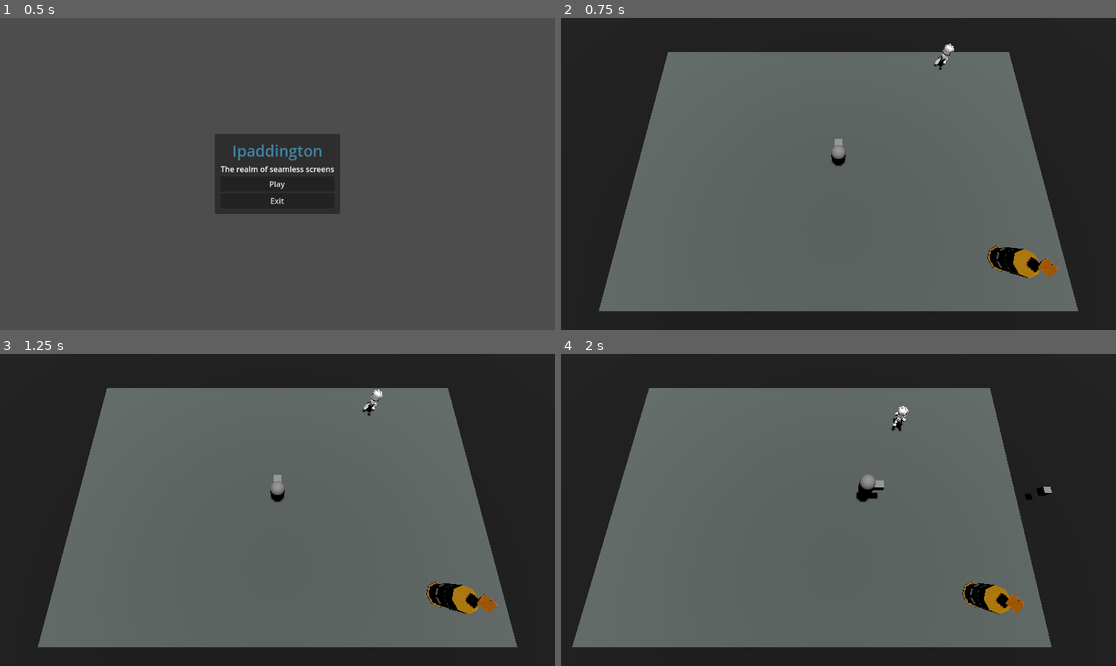
Above: before the commit, frames 1-4 (two rows, left to right).
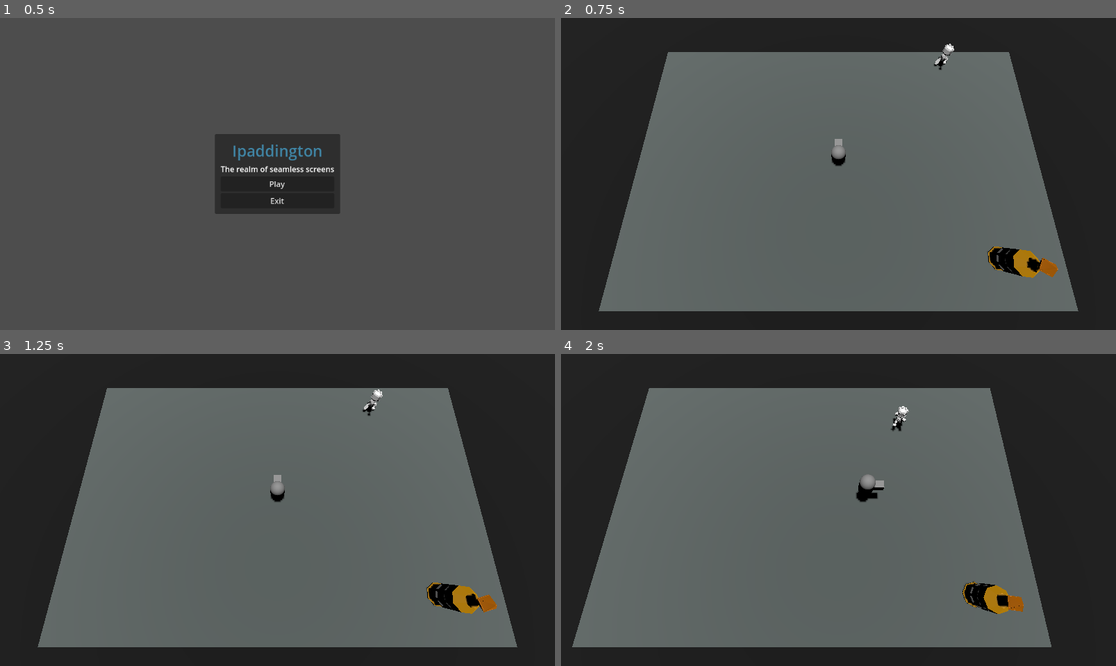
Above: after the commit, the same moments.

Repository: Shahriar-Kariman/Ipaddington
Game: Godot game, scene res://main_menu.tscn
The game is run twice, just before and just after one commit, with the same random seed, the same clock (stepped at 60 frames per second) and the same inputs.
Inputs (mouse positions are in pixels of both pictures, inside the frame that each line leads up to):
- Up to frame 1 (0.5 s): no input
- Up to frame 2 (0.75 s): click "Play" at 0.5 s
- Up to frame 3 (1.25 s): no input
- Up to frame 4 (2 s): move the mouse to (960, 494) at 1.27 s; hold Right (move_right) from 1.28 s (still down); click (960, 494) at 1.35 s; tap Space (jump) at 1.52 s

Frame 1 is identical in both runs. In frame 2, 0.1% of the frame differs, in the area x 76-90%, y 72-84%; in frame 3, 0.2%; in frame 4, 0.2%, in the area x 72-89%, y 42-84%.

Commit message:
spinning pickup and projectile border

Diff:
--- a/enemy_1.tscn
+++ b/enemy_1.tscn
@@ -26,16 +26,16 @@
 
 [node name="AnimationPlayer" type="AnimationPlayer" parent="."]
 
-[node name="Area3D" type="Area3D" parent="."]
+[node name="Enemy1" type="Area3D" parent="."]
 
-[node name="Head" type="CollisionShape3D" parent="Area3D"]
+[node name="Head" type="CollisionShape3D" parent="Enemy1"]
 transform = Transform3D(0.999954, -0.00961662, 0, 0.00961662, 0.999954, 0, 0, 0, 1, 0.0135872, 1.3163, 0.0132186)
 shape = SubResource("SphereShape3D_g31er")
 
-[node name="Body" type="CollisionShape3D" parent="Area3D"]
+[node name="Body" type="CollisionShape3D" parent="Enemy1"]
 transform = Transform3D(0.999942, -0.00961651, -0.00478218, 0.00961662, 0.999954, 0, 0.00478196, -4.59884e-05, 0.999989, 0.0135872, 0.49427, 0.0132186)
 shape = SubResource("BoxShape3D_dc6ai")
 
 [node name="NavigationAgent3D" type="NavigationAgent3D" parent="."]
 
-[connection signal="area_entered" from="Area3D" to="." method="_on_area_3d_area_entered"]
+[connection signal="area_entered" from="Enemy1" to="." method="_on_area_3d_area_entered"]
--- a/level_1.tscn
+++ b/level_1.tscn
@@ -103,6 +103,24 @@
 transform = Transform3D(1, 0, 0, 0, 1, 0, 0, 0, 1, 0, 4.5, -10.5)
 shape = SubResource("BoxShape3D_hbuke")
 
+[node name="WorldBorder" type="Area3D" parent="WorldBorder"]
+
+[node name="CollisionShape3D2" type="CollisionShape3D" parent="WorldBorder/WorldBorder"]
+transform = Transform3D(1, 0, 0, 0, 1, 0, 0, 0, 1, 0, 4.5, 10.5)
+shape = SubResource("BoxShape3D_hbuke")
+
+[node name="CollisionShape3D3" type="CollisionShape3D" parent="WorldBorder/WorldBorder"]
+transform = Transform3D(1, 0, 0, 0, 1, 0, 0, 0, 1, -15.5, 4.5, 0)
+shape = SubResource("BoxShape3D_cx1sl")
+
+[node name="CollisionShape3D4" type="CollisionShape3D" parent="WorldBorder/WorldBorder"]
+transform = Transform3D(1, 0, 0, 0, 1, 0, 0, 0, 1, 15.5, 4.5, 0)
+shape = SubResource("BoxShape3D_cx1sl")
+
+[node name="CollisionShape3D5" type="CollisionShape3D" parent="WorldBorder/WorldBorder"]
+transform = Transform3D(1, 0, 0, 0, 1, 0, 0, 0, 1, 0, 4.5, -10.5)
+shape = SubResource("BoxShape3D_hbuke")
+
 [node name="Ground_2" type="MeshInstance3D" parent="."]
 mesh = SubResource("BoxMesh_8bp04")
 surface_material_override/0 = SubResource("StandardMaterial3D_vrxxg")
--- a/pickup.gd
+++ b/pickup.gd
@@ -8,7 +8,7 @@
 
 # Called every frame. 'delta' is the elapsed time since the previous frame.
 func _process(delta):
-	pass
+	rotate_object_local(Vector3.UP, deg_to_rad(90)*delta)
 
 
 func _on_pickup_body_entered(body):
--- a/player.tscn
+++ b/player.tscn
@@ -23,12 +23,12 @@
 [node name="MeshInstance3D" type="MeshInstance3D" parent="."]
 mesh = SubResource("CapsuleMesh_wn4r5")
 
-[node name="Area3D" type="Area3D" parent="."]
+[node name="Player" type="Area3D" parent="."]
 
-[node name="CollisionShape3D" type="CollisionShape3D" parent="Area3D"]
+[node name="CollisionShape3D" type="CollisionShape3D" parent="Player"]
 shape = SubResource("CapsuleShape3D_kikha")
 
-[node name="MeshInstance3D" type="MeshInstance3D" parent="Area3D"]
+[node name="MeshInstance3D" type="MeshInstance3D" parent="Player"]
 mesh = SubResource("CapsuleMesh_wn4r5")
 
-[connection signal="area_entered" from="Area3D" to="." method="_on_area_3d_area_entered"]
+[connection signal="area_entered" from="Player" to="." method="_on_area_3d_area_entered"]
--- a/projectile.gd
+++ b/projectile.gd
@@ -11,8 +11,10 @@
 # Called every frame. 'delta' is the elapsed time since the previous frame.
 func _process(delta):
 	position += transform.basis * Vector3(0,0,-speed)* delta
-
-
+	if position.z > 10.5 or position.z < -10.5:
+		queue_free()
+	elif position.x > 15.5 or position.x < -15.5:
+		queue_free()
 
 func _on_timer_timeout():
 	queue_free()
Not shown: 1 places in level_1.tscn that only renumber resources
Not shown: 1 places in pickup.tscn that only renumber resources
